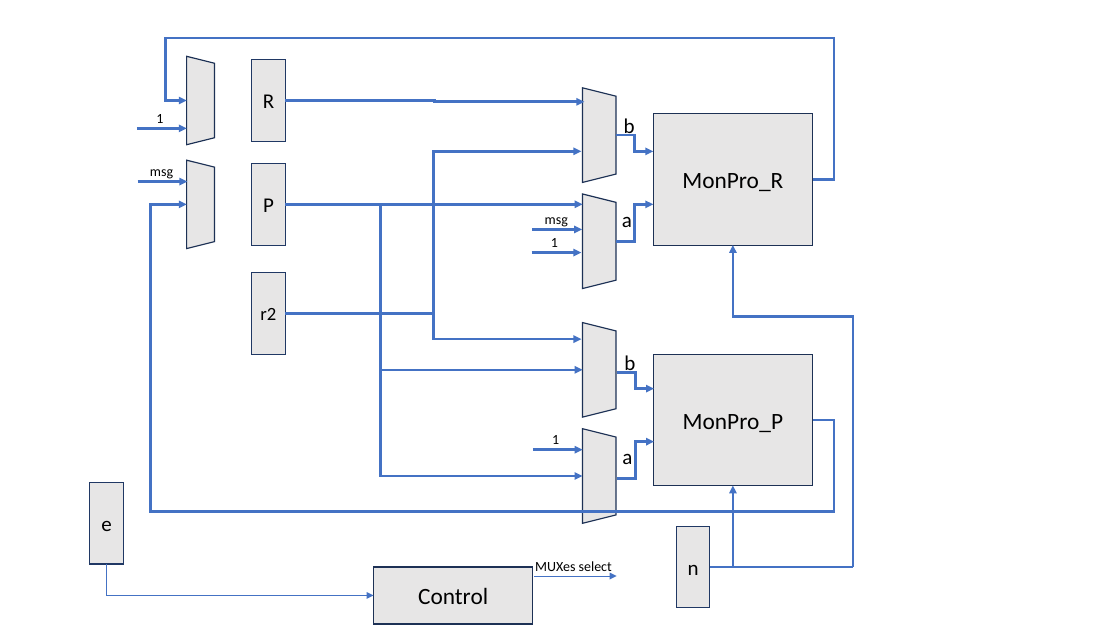
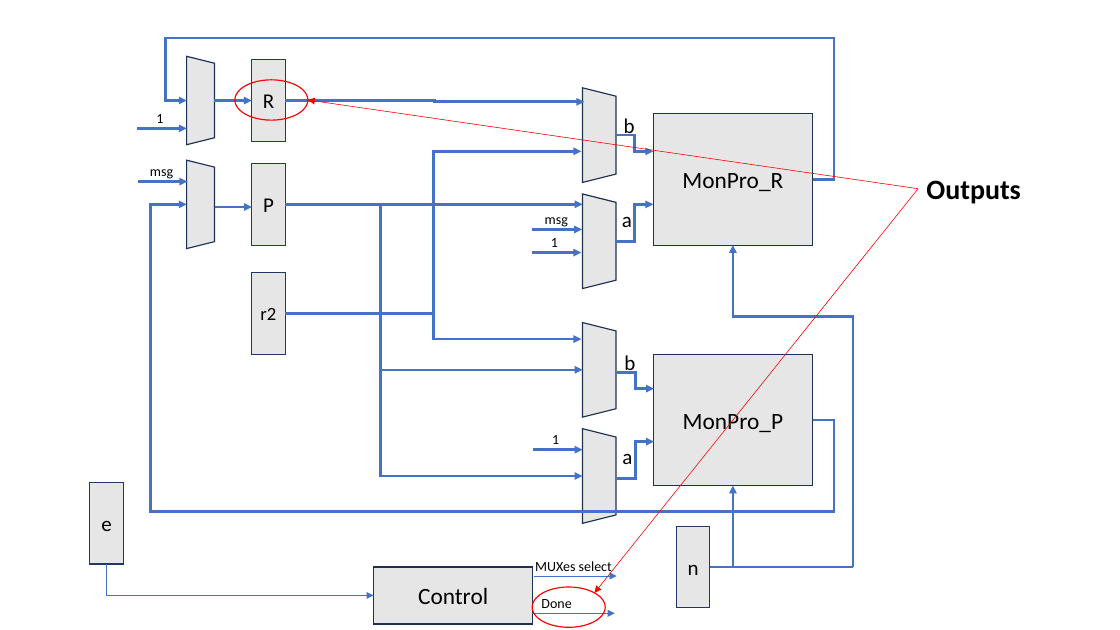
Before and after one commit to Abdullah-Shaaban/rsa-accel, a slide deck: slide 3 of Project/Microarchitecture.pptx. Drawn at 1120x630 pixels with LibreOffice and Linux fonts; fonts in the diff are those of the drawing. Boxes give left, top, right and bottom in pixels: in the first picture for what was removed or moved away, otherwise in the second. Text is boxed around its words. In the diff, an @@ line names an element or a change of style, - is before the commit and + after.

Commit message:
Update presentation, and create pdf

```diff
--- a/Project/Microarchitecture.pptx
+++ b/Project/Microarchitecture.pptx
@@ ellipse added at <box>235,80,308,120</box>, outline #FF0000 1 pt @@
@@ arrow added from (214, 101) to (252, 101), #4472C4 2.25 pt @@
@@ arrow added from (918, 189) to (308, 100), #FF0000 0.5 pt @@
@@ arrow added from (215, 207) to (252, 207), #4472C4 2.25 pt @@
@@ arrow added from (918, 189) to (595, 593), #FF0000 0.5 pt @@
@@ text added at <box>926,180,1021,204</box>, 24 pt, text #000000, bold @@
+Outputs
@@ ellipse added at <box>533,587,606,628</box>, outline #FF0000 1 pt @@
@@ text added at <box>541,599,571,608</box>, 12 pt, text #000000 @@
+Done
@@ arrow added from (532, 613) to (615, 613), #4472C4 0.5 pt @@
```
Also in this commit, not shown: 2 other slides changed, 2 slides added, 1 other file.
